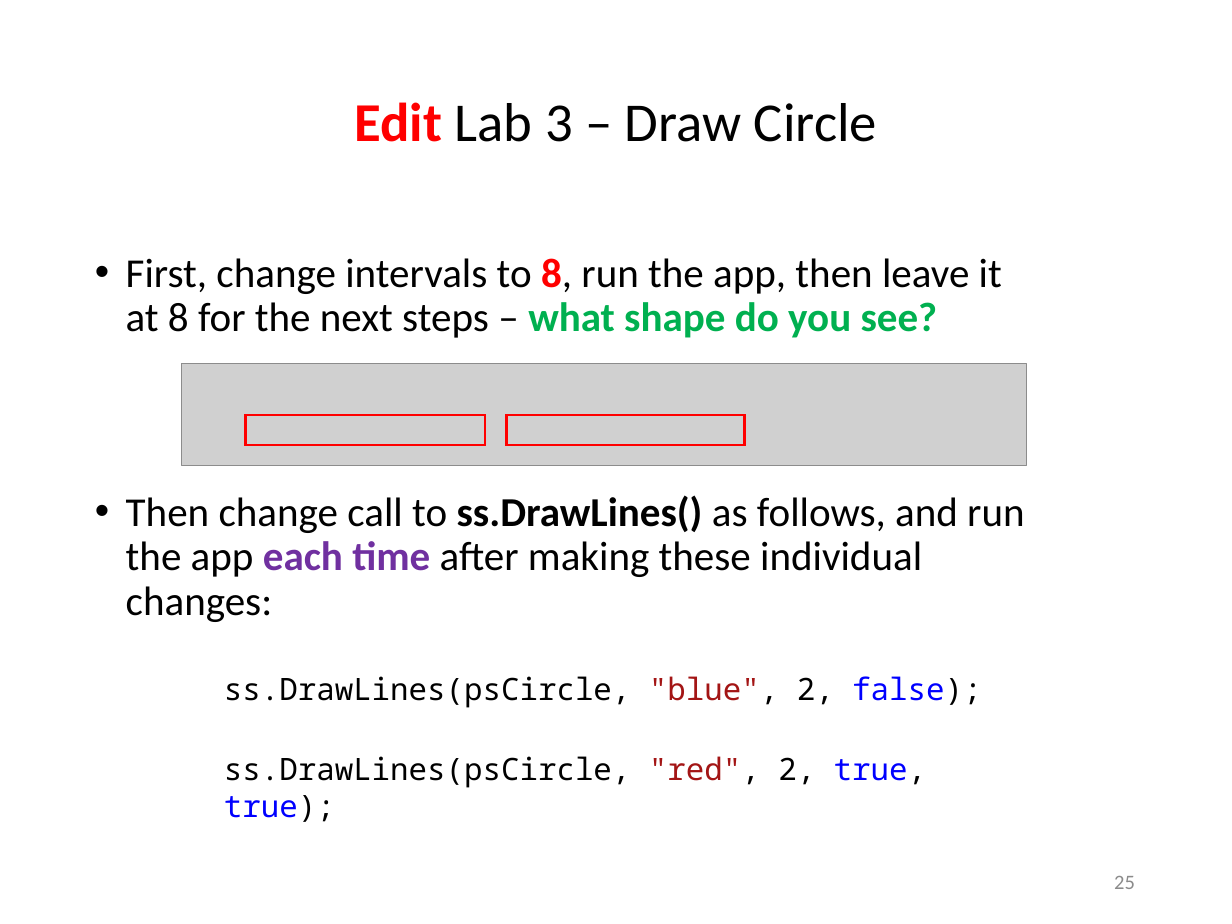
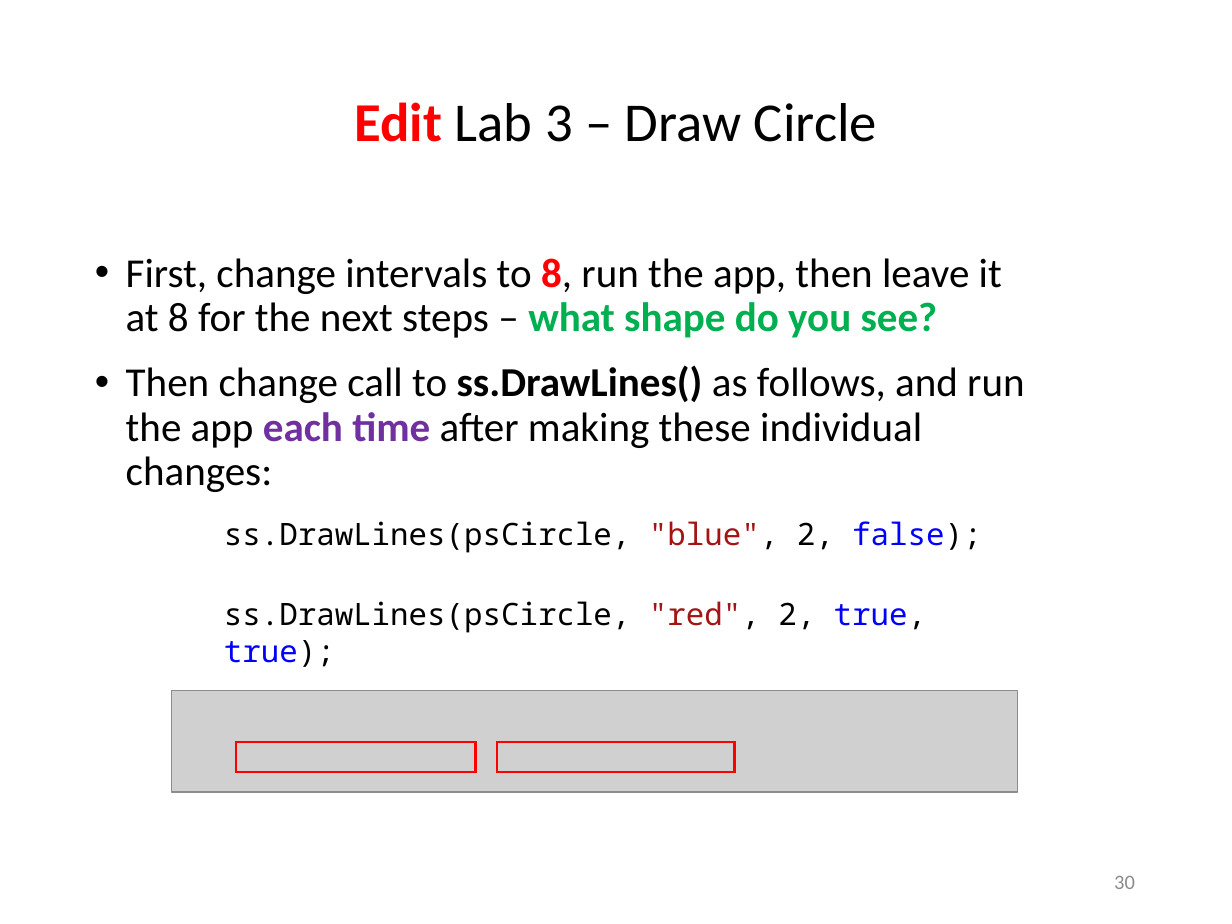
Before and after one commit to dbiersach/scicomp301-cpp-linux, a slide deck: slide 30 of session05/Session 05 - 2D Graphics, Polar Coordinates.pptx (slide 25 before the commit). Drawn at 1232x924 pixels with LibreOffice and Linux fonts; fonts in the diff are those of the drawing; grey boxes stand for pictures. Boxes give left, top, right and bottom in pixels: in the first picture for what was removed or moved away, otherwise in the second. Text is boxed around its words. In the diff, an @@ line names an element or a change of style, - is before the commit and + after.

```diff
--- a/session05/Session 05 - 2D Graphics, Polar Coordinates.pptx
+++ b/session05/Session 05 - 2D Graphics, Polar Coordinates.pptx
@@ text "First, change intervals to 8, ..." rewrapped from box(126, 258, 1024, 622) to box(126, 258, 1024, 492) @@
@@ text "ss.DrawLines(psCircle, "blue", 2, false);": place and size @@
-text "ss.DrawLines(psCircle, "blue", 2, false);" at box(224, 676, 981, 708)
+text "ss.DrawLines(psCircle, "blue", 2, false);" at box(224, 521, 981, 553)
@@ text "ss.DrawLines(psCircle, "red", 2, true, true);": place and size @@
-text "ss.DrawLines(psCircle, "red", 2, true, true);" at box(224, 756, 926, 822)
+text "ss.DrawLines(psCircle, "red", 2, true, true);" at box(224, 601, 926, 667)
@@ picture: place and size @@
-picture at box(181, 363, 1026, 464)
+picture at box(171, 691, 1016, 792)
@@ rectangle: place and size @@
-rectangle at box(245, 415, 484, 445)
+rectangle at box(235, 742, 474, 771)
@@ rectangle: place and size @@
-rectangle at box(506, 415, 744, 445)
+rectangle at box(496, 742, 734, 771)
@@ page number at box(1114, 876, 1135, 889): text changed @@
-25
+30
```
Also in this commit, not shown: 8 other slides changed, 7 slides added, 1 other file.
